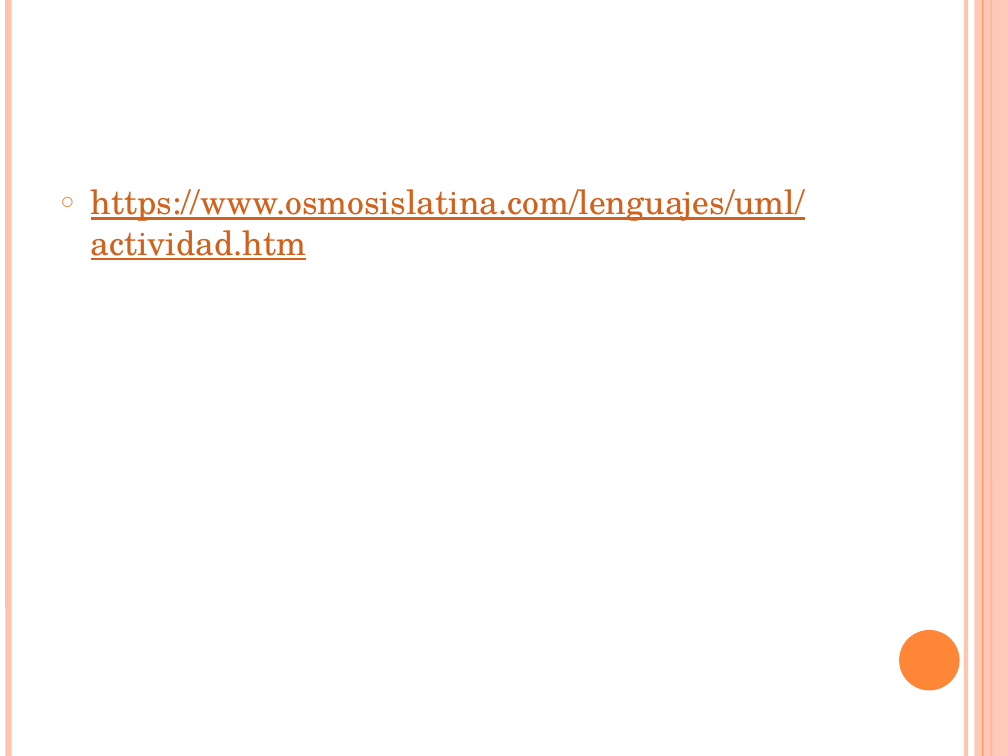
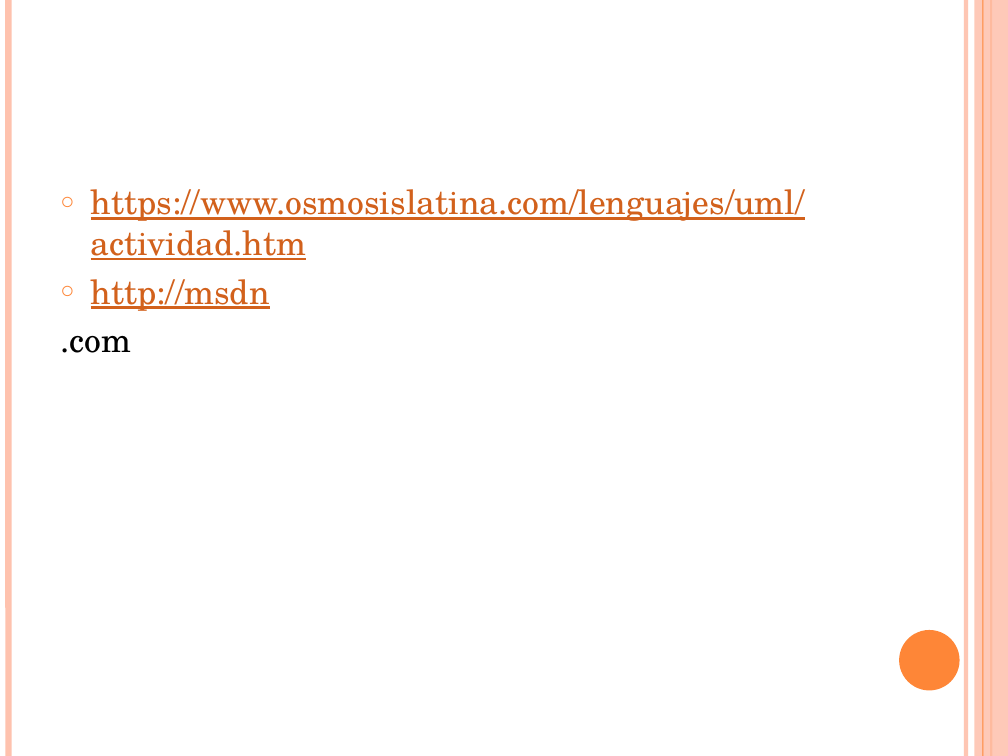
Before and after one commit to ArmChaUMG/IngenieriaDelSoftware, a slide deck: slide 7 of Analisis/Diagrama-de-actividades.pptx. Drawn at 1008x756 pixels with LibreOffice and Linux fonts; fonts in the diff are those of the drawing. Boxes give left, top, right and bottom in pixels: in the first picture for what was removed or moved away, otherwise in the second. Text is boxed around its words. In the diff, an @@ line names an element or a change of style, - is before the commit and + after.

```diff
--- a/Analisis/Diagrama-de-actividades.pptx
+++ b/Analisis/Diagrama-de-actividades.pptx
@@ text at [60, 279, 270, 353]: paragraphs added @@
+○ http://msdn
+.com
```
Also in this commit, not shown: 1 other slide changed, 5 other files.
